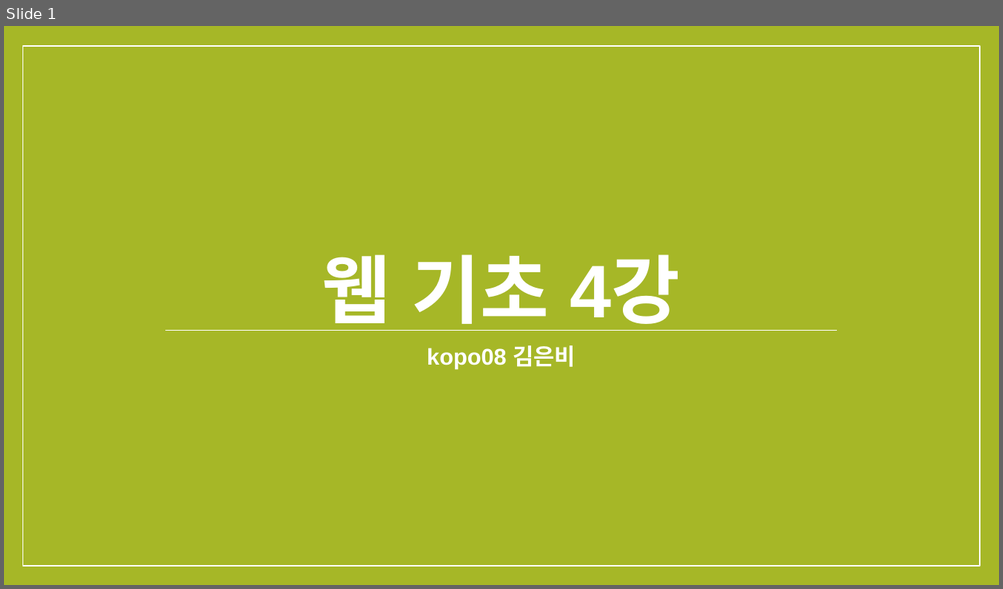
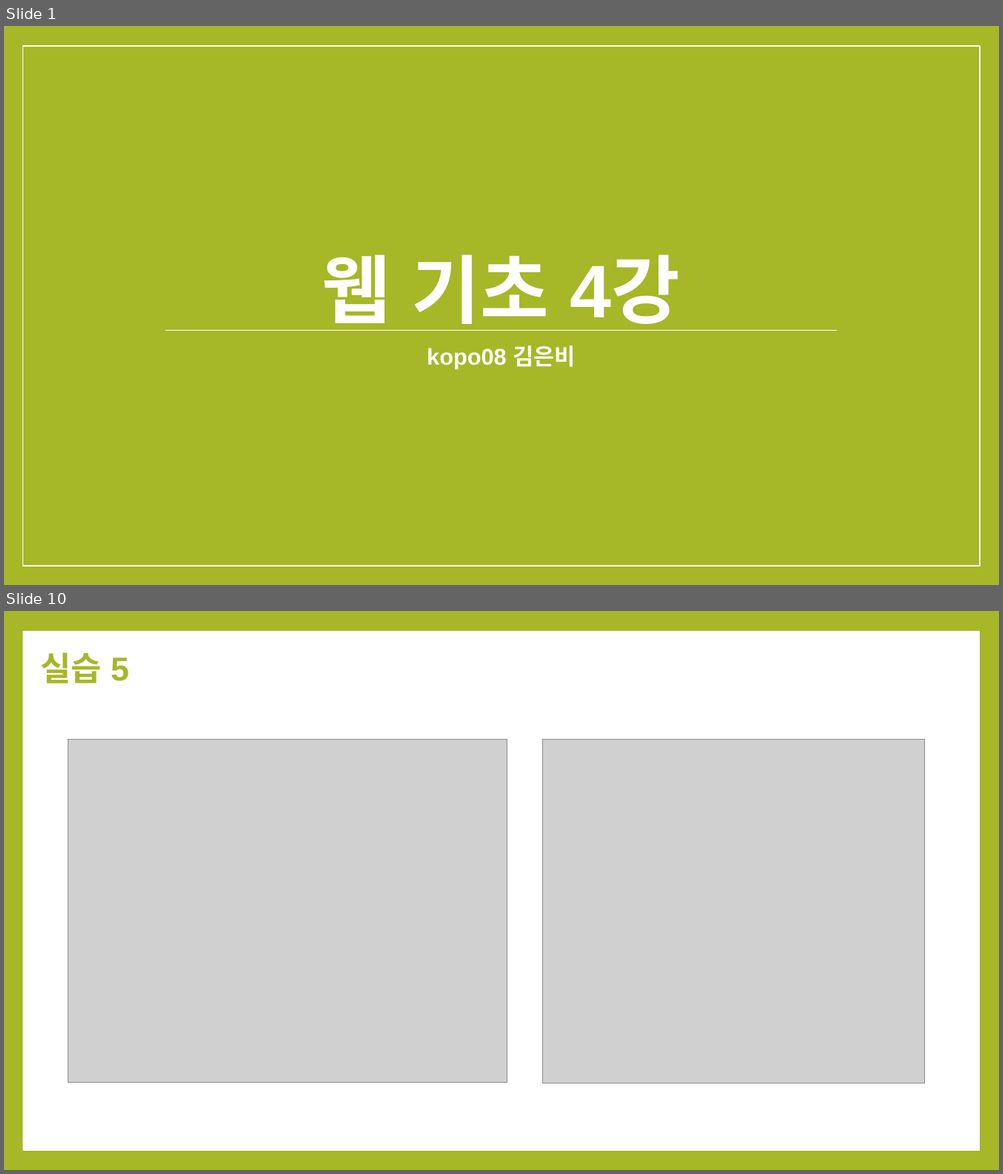
Before and after one commit to EunbInn/WEB, a slide deck: lecture04/웹 기초 4강.pptx. Shown one above the other, each under a label of ours: slide 1 before the commit, slides 1 and 10 after it; the slides between them are not shown. The pictures are 1003x589 and 1003x1174 pixels, drawn with LibreOffice and Linux fonts; fonts in the diff are those of the drawing; grey boxes stand for pictures. Boxes give left, top, right and bottom in pixels: in the first picture for what was removed or moved away, otherwise in the second. Text is boxed around its words. In the diff, an @@ line names an element or a change of style, - is before the commit and + after.

```diff
--- a/lecture04/웹 기초 4강.pptx
+++ b/lecture04/웹 기초 4강.pptx
@@ slide 10 added at box(4, 611, 999, 1170), background #A6B727 @@
@@ rectangle added at box(22, 631, 979, 1151), fill #FFFFFF @@
@@ title added at box(40, 652, 129, 684), 32 pt, text #A6B727, bold @@
+실습 5
@@ picture added at box(68, 739, 508, 1082) @@
@@ picture added at box(543, 739, 925, 1084) @@
```
Also in this commit, not shown: 2 slides changed, 7 other slides added, 2 slides removed, 14 other files.
